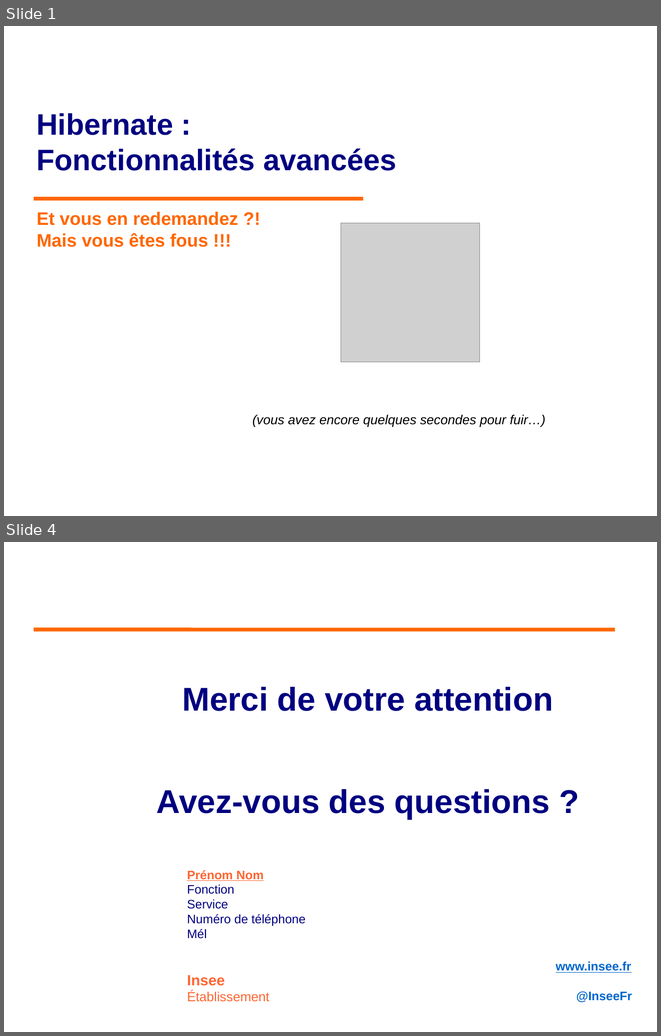
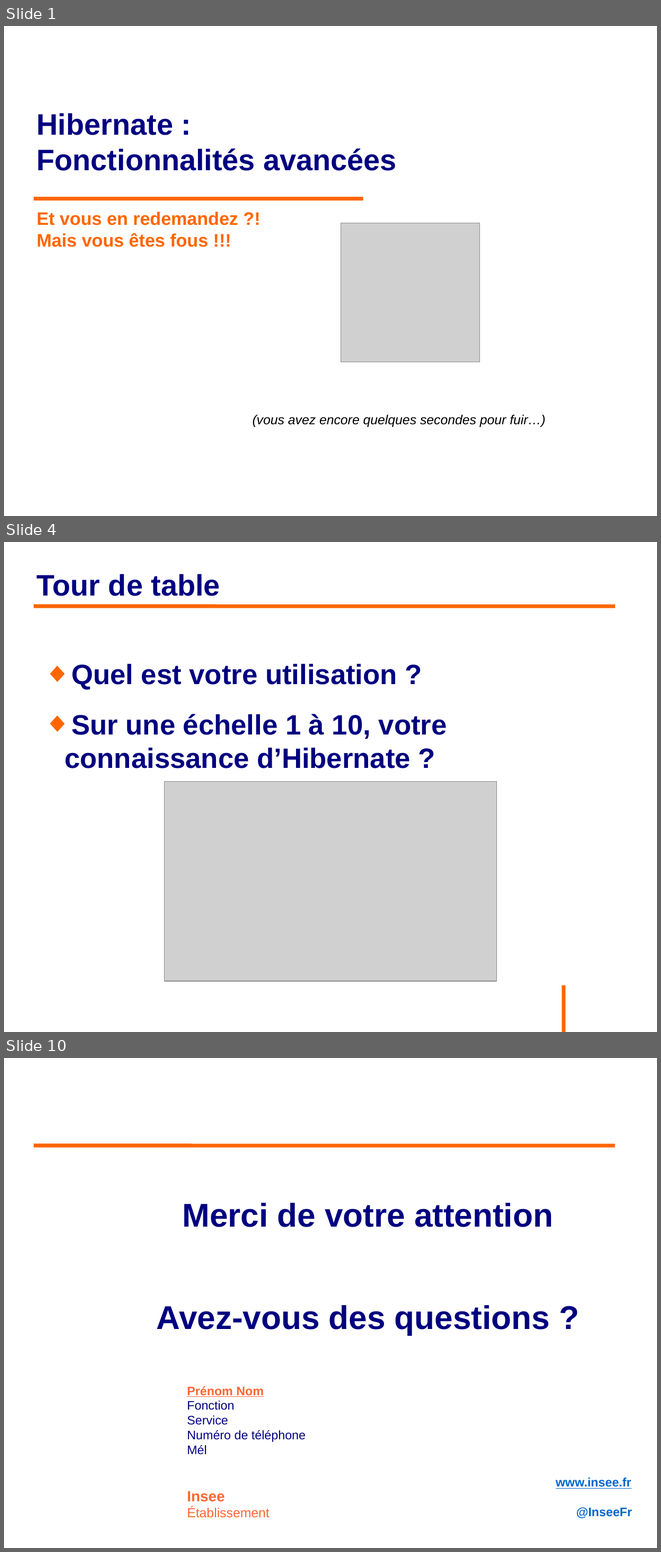
Before and after one commit to philphils/formation-hibernate-avancee, a slide deck: Documentation/diapo_formation_hibernate_avancee.odp. Shown one above the other, each under a label of ours: slides 1 and 4 before the commit, slides 1, 4 and 10 after it; the slides between them are not shown. The pictures are 661x1036 and 661x1552 pixels, drawn with LibreOffice and Linux fonts; fonts in the diff are those of the drawing; grey boxes stand for pictures; background and template pictures are left out. Boxes give left, top, right and bottom in pixels: in the first picture for what was removed or moved away, otherwise in the second. Text is boxed around its words. In the diff, an @@ line names an element or a change of style, - is before the commit and + after.

```diff
--- a/Documentation/diapo_formation_hibernate_avancee.odp
+++ b/Documentation/diapo_formation_hibernate_avancee.odp
@@ slide 4 added at bbox=[4, 542, 657, 1032], background #FFFFFF @@
@@ title added at bbox=[37, 574, 220, 596], 36 pt, text #000080, bold @@
+Tour de table
@@ line added from (34, 606) to (616, 606), #FF6600 4.54 pt @@
@@ text added at bbox=[64, 663, 447, 768], 34 pt, text #000080, bold @@
+◆ Quel est votre utilisation ?
+◆ Sur une échelle 1 à 10, votre connaissance d’Hibernate ?
@@ picture added at bbox=[165, 782, 497, 980] @@
@@ line added from (564, 985) to (564, 1032), #FF6600 4.54 pt @@
@@ what was slide 4 is now slide 10 @@
```
Also in this commit, not shown: 2 slides changed, 5 other slides added.
